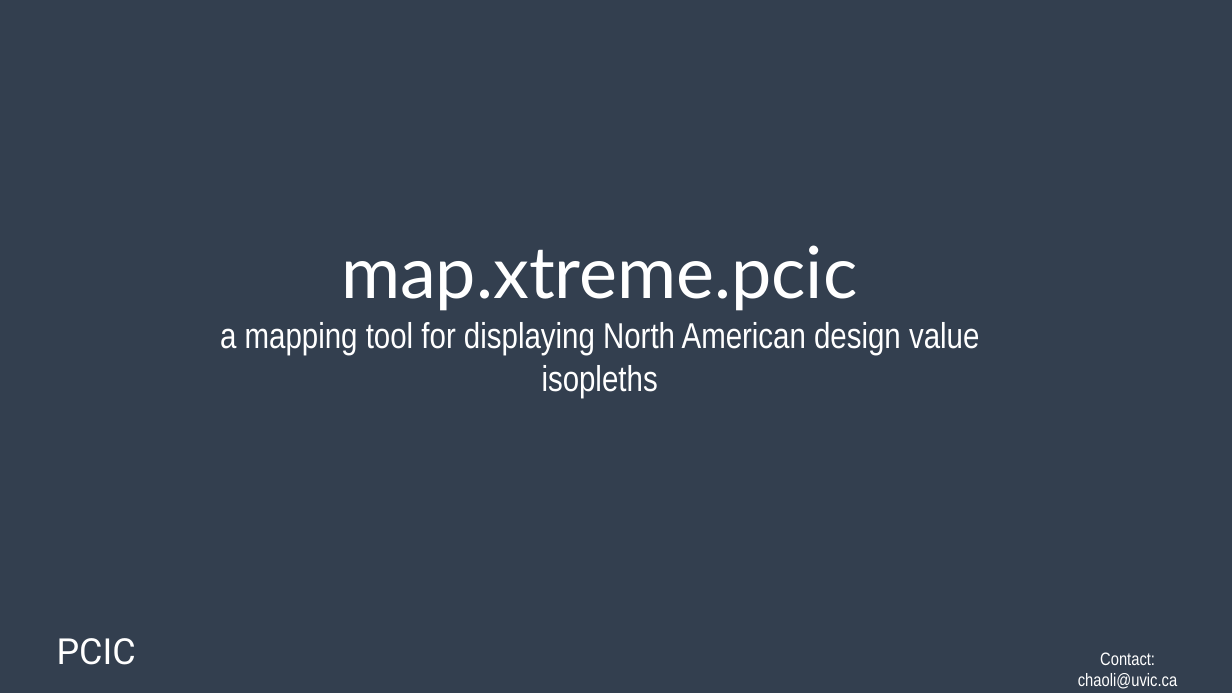
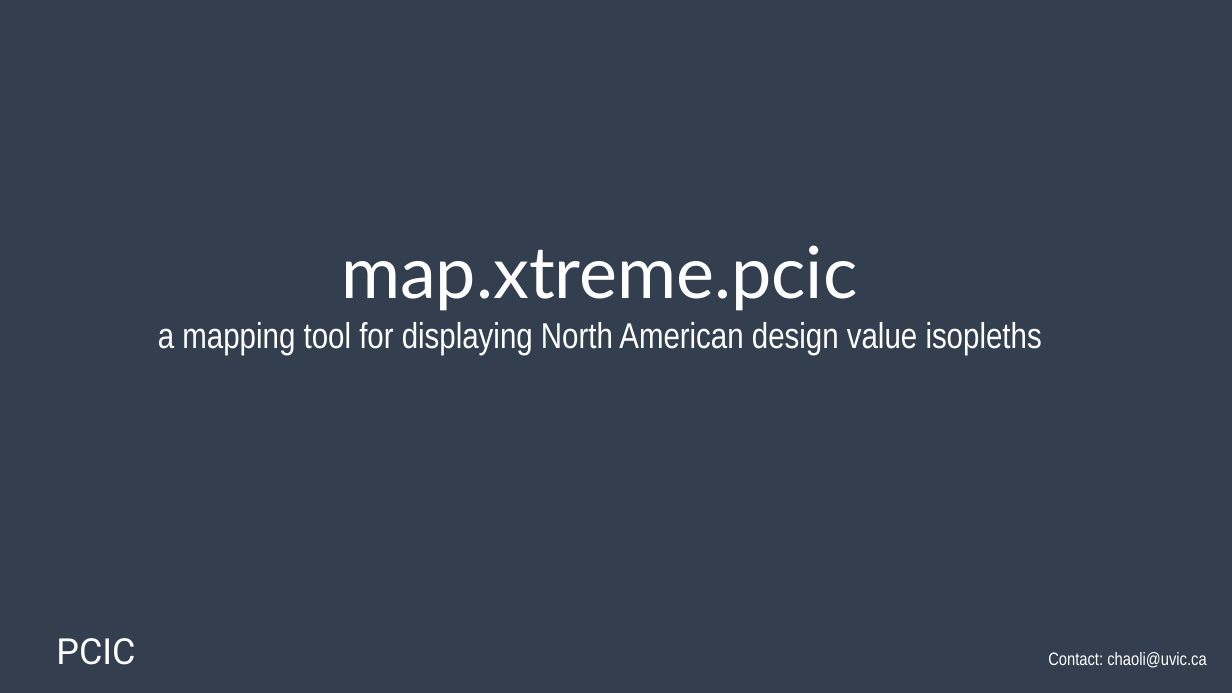
Before and after one commit to pacificclimate/climpyrical, a slide deck: slide 1 of Readme.pptx. Drawn at 1232x693 pixels with LibreOffice and Linux fonts; fonts in the diff are those of the drawing. Boxes give left, top, right and bottom in pixels: in the first picture for what was removed or moved away, otherwise in the second. Text is boxed around its words. In the diff, an @@ line names an element or a change of style, - is before the commit and + after.

```diff
--- a/Readme.pptx
+++ b/Readme.pptx
@@ background #333F50 to #333F4F @@
@@ text "map.xtreme.pcic" rewrapped from bbox=[220, 245, 979, 355] to bbox=[158, 245, 1042, 355] @@
@@ text "Contact: chaoli@uvic.ca" rewrapped from bbox=[1078, 652, 1177, 689] to bbox=[1048, 652, 1206, 668] @@
```
Also in this commit, not shown: 9 other slides changed, 4 other files.
